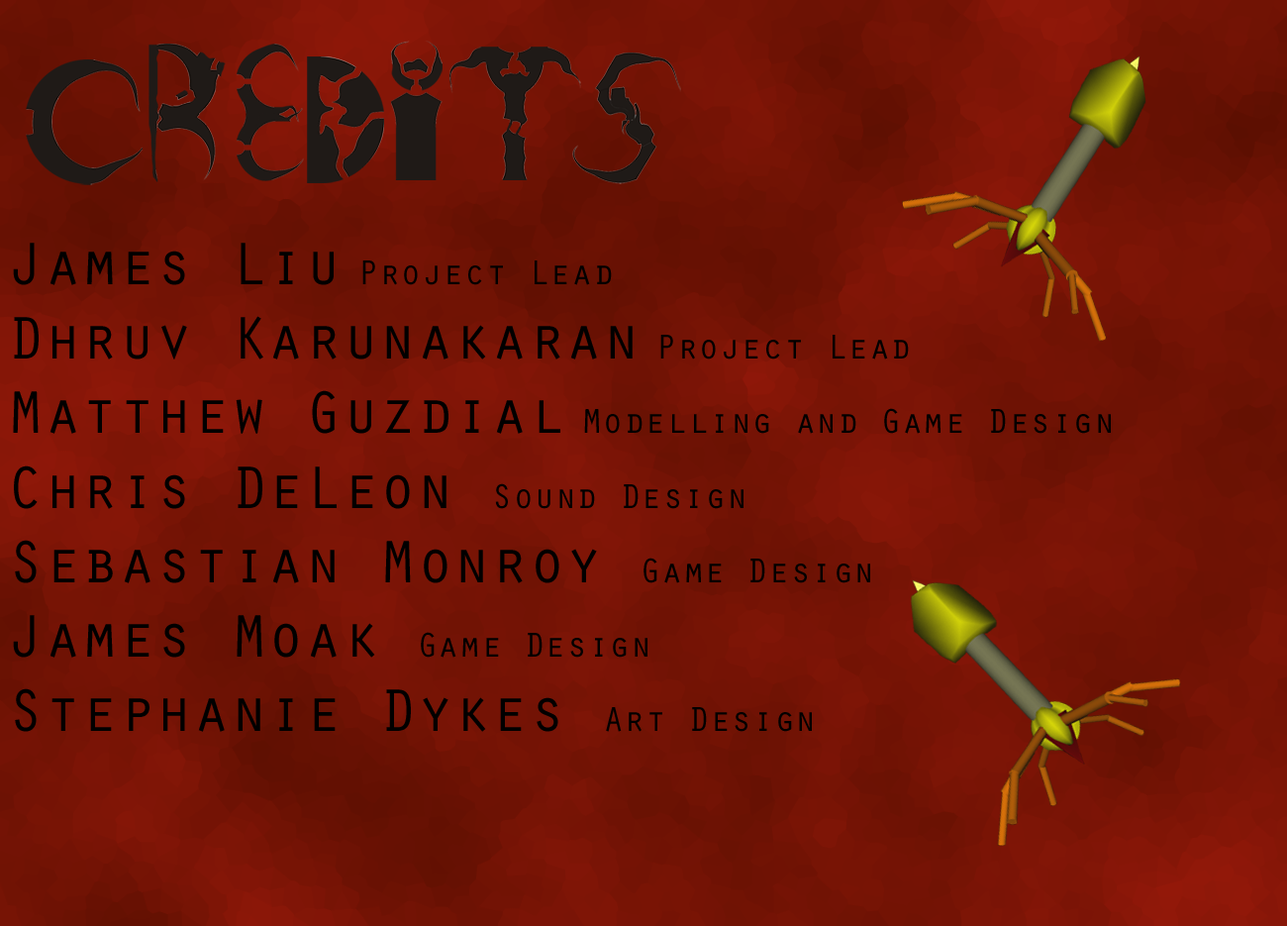
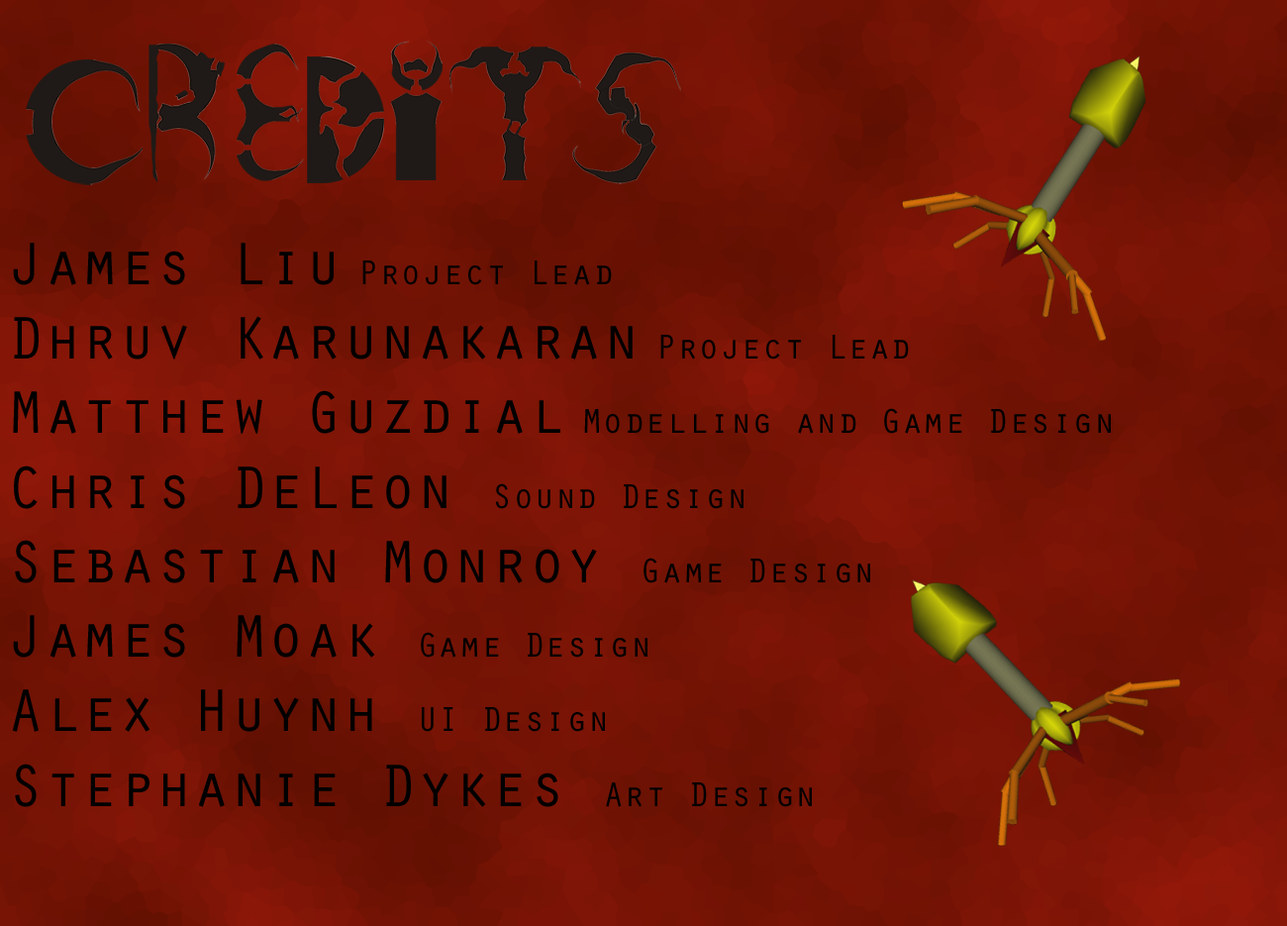
Two versions of the same layered image (1287x926). Layer-by-layer changes:
painted on "James Liu Project Lead Dhruv Karunakaran Project Lead Matthew" over [left=11, top=688, right=812, bottom=807]
